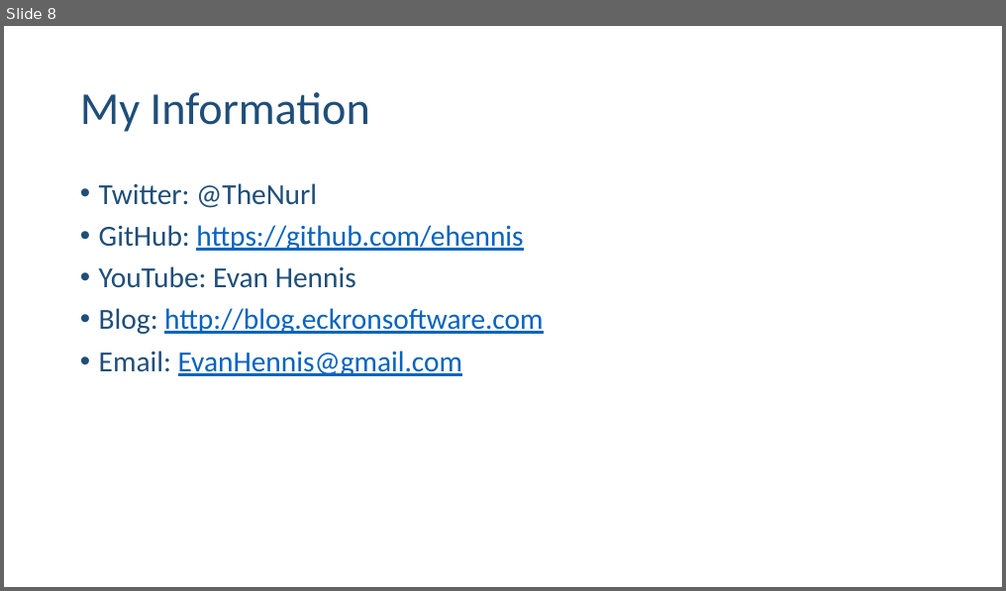
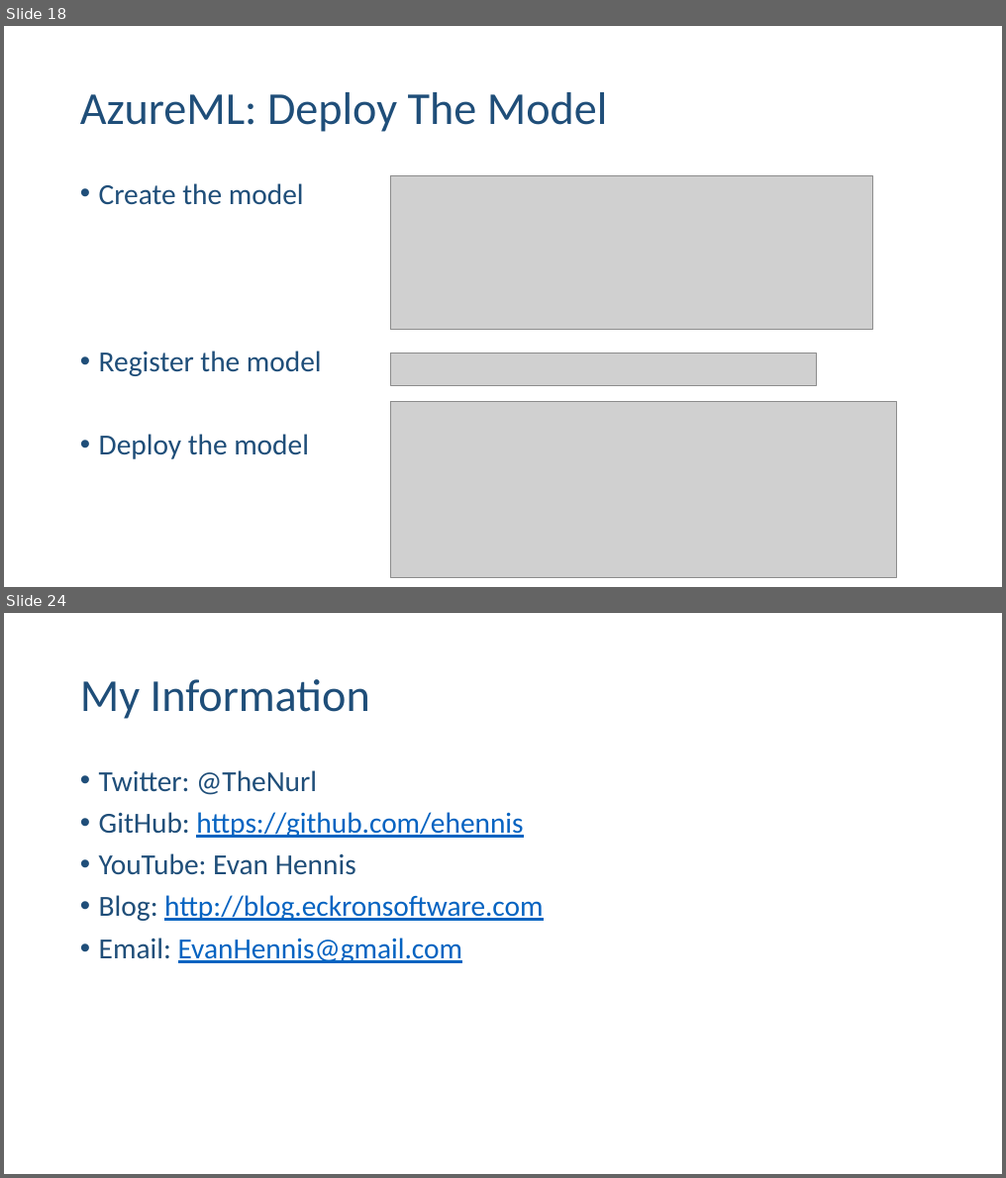
Before and after one commit to ehennis/Blog, a slide deck: AzureML/NebraskaCode.pptx. Shown one above the other, each under a label of ours: slide 8 before the commit, slides 18 and 24 after it; the slides between them are not shown. The pictures are 1006x591 and 1006x1178 pixels, drawn with LibreOffice and Linux fonts; fonts in the diff are those of the drawing; grey boxes stand for pictures. Boxes give left, top, right and bottom in pixels: in the first picture for what was removed or moved away, otherwise in the second. Text is boxed around its words. In the diff, an @@ line names an element or a change of style, - is before the commit and + after.

```diff
--- a/AzureML/NebraskaCode.pptx
+++ b/AzureML/NebraskaCode.pptx
@@ slide 18 added at box(4, 26, 1002, 587), background #FFFFFF @@
@@ title added at box(80, 92, 608, 132), 44 pt, text #1F4E79 @@
+AzureML: Deploy The Model
@@ text added at box(99, 183, 322, 460), 28 pt, text #1F4E79 @@
+• Create the model
+• Register the model
+• Deploy the model
@@ picture added at box(390, 175, 873, 330) @@
@@ picture added at box(390, 354, 817, 386) @@
@@ picture added at box(390, 402, 896, 577) @@
@@ what was slide 8 is now slide 24 @@
```
Also in this commit, not shown: 3 slides changed, 15 other slides added.
